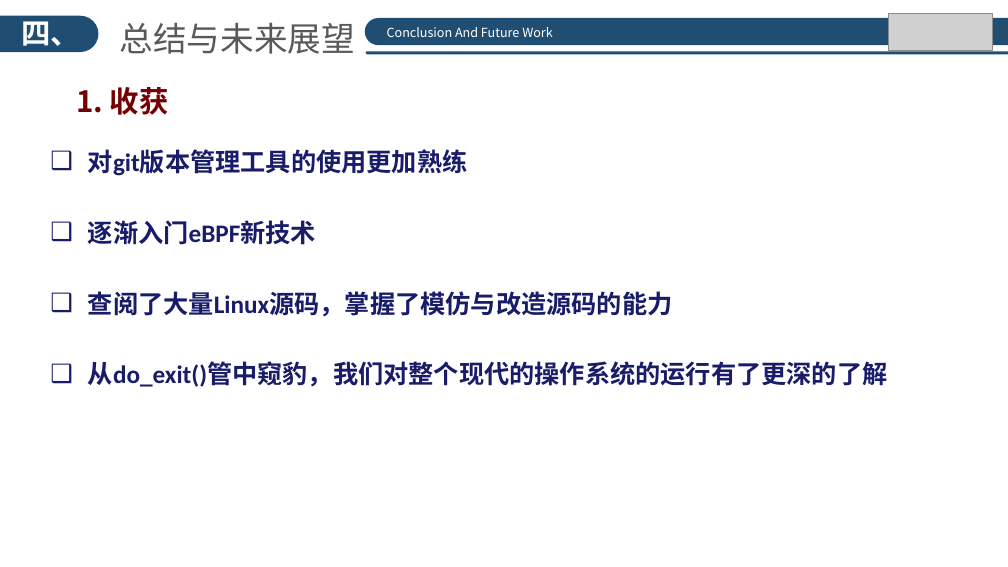
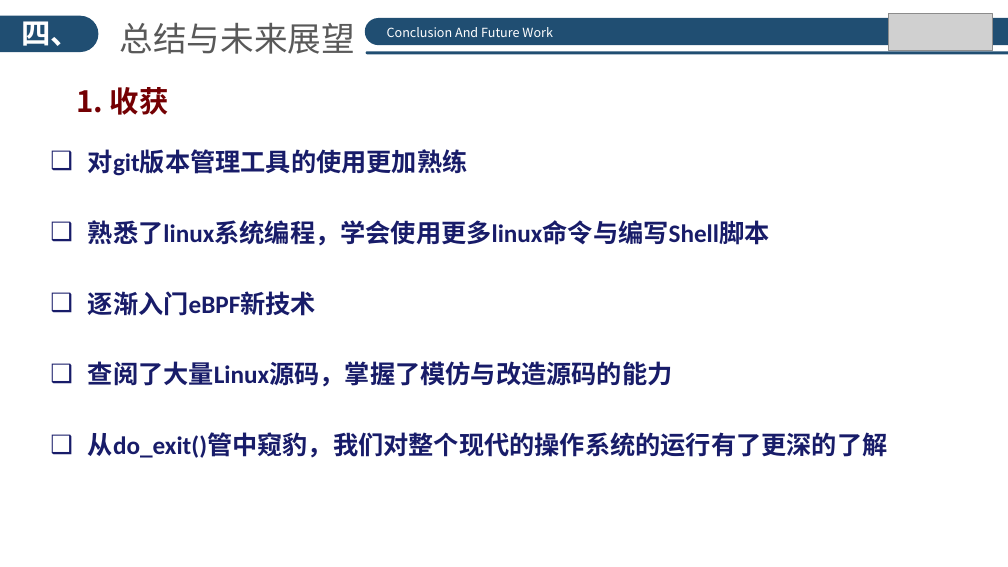
Before and after one commit to hrpccs/CrashCrawler, a slide deck: slide 24 of doc/Crashcrawler_SYSU.pptx (slide 22 before the commit). Drawn at 1008x567 pixels with LibreOffice and Linux fonts; fonts in the diff are those of the drawing; grey boxes stand for pictures; background and template pictures are left out. Boxes give left, top, right and bottom in pixels: in the first picture for what was removed or moved away, otherwise in the second. Text is boxed around its words. In the diff, an @@ line names an element or a change of style, - is before the commit and + after.

```diff
--- a/doc/Crashcrawler_SYSU.pptx
+++ b/doc/Crashcrawler_SYSU.pptx
@@ text at bbox=[88, 220, 770, 246]: paragraph added @@
+❑ 熟悉了linux系统编程，学会使用更多linux命令与编写Shell脚本
```
Also in this commit, not shown: 4 other slides changed, 2 slides added, 1 slide removed, 2 other files.
